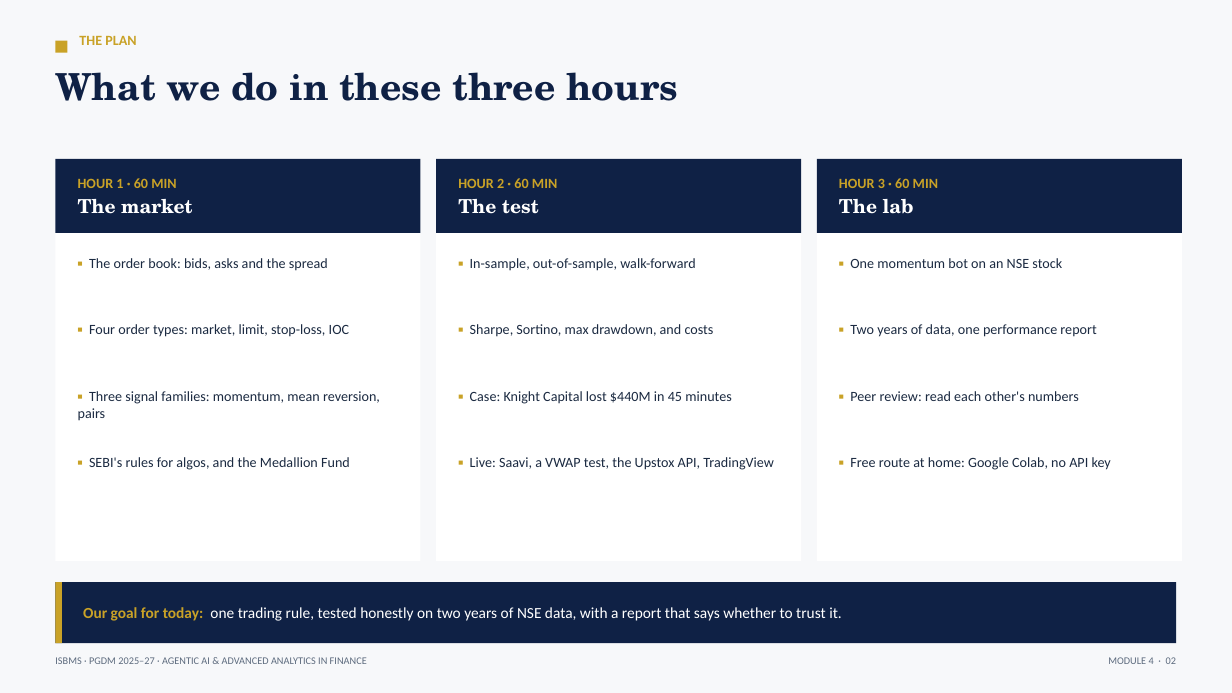
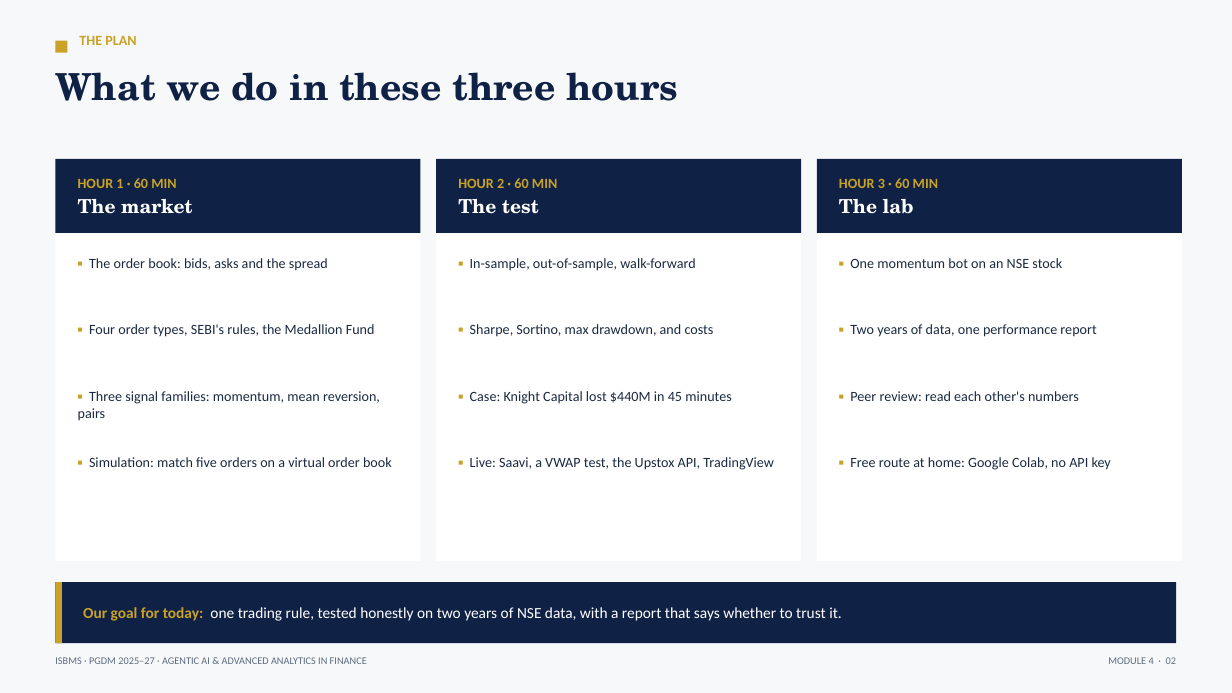
Before and after one commit to tejasgjadhav/AIFINANCE, a slide deck: slide 2 of slides/Module-04-Algorithmic-Trading-and-Execution.pptx. Drawn at 1232x693 pixels with LibreOffice and Linux fonts; fonts in the diff are those of the drawing. Boxes give left, top, right and bottom in pixels: in the first picture for what was removed or moved away, otherwise in the second. Text is boxed around its words. In the diff, an @@ line names an element or a change of style, - is before the commit and + after.

```diff
--- a/slides/Module-04-Algorithmic-Trading-and-Execution.pptx
+++ b/slides/Module-04-Algorithmic-Trading-and-Execution.pptx
@@ text at [89, 324, 375, 337]: text changed @@
-▪ Four order types: market, limit, stop-loss, IOC
+▪ Four order types, SEBI's rules, the Medallion Fund
@@ text at [89, 457, 392, 467]: text changed @@
-▪ SEBI's rules for algos, and the Medallion Fund
+▪ Simulation: match five orders on a virtual order book
```
Also in this commit, not shown: 6 other slides changed, 1 slide added, 1 other file.
